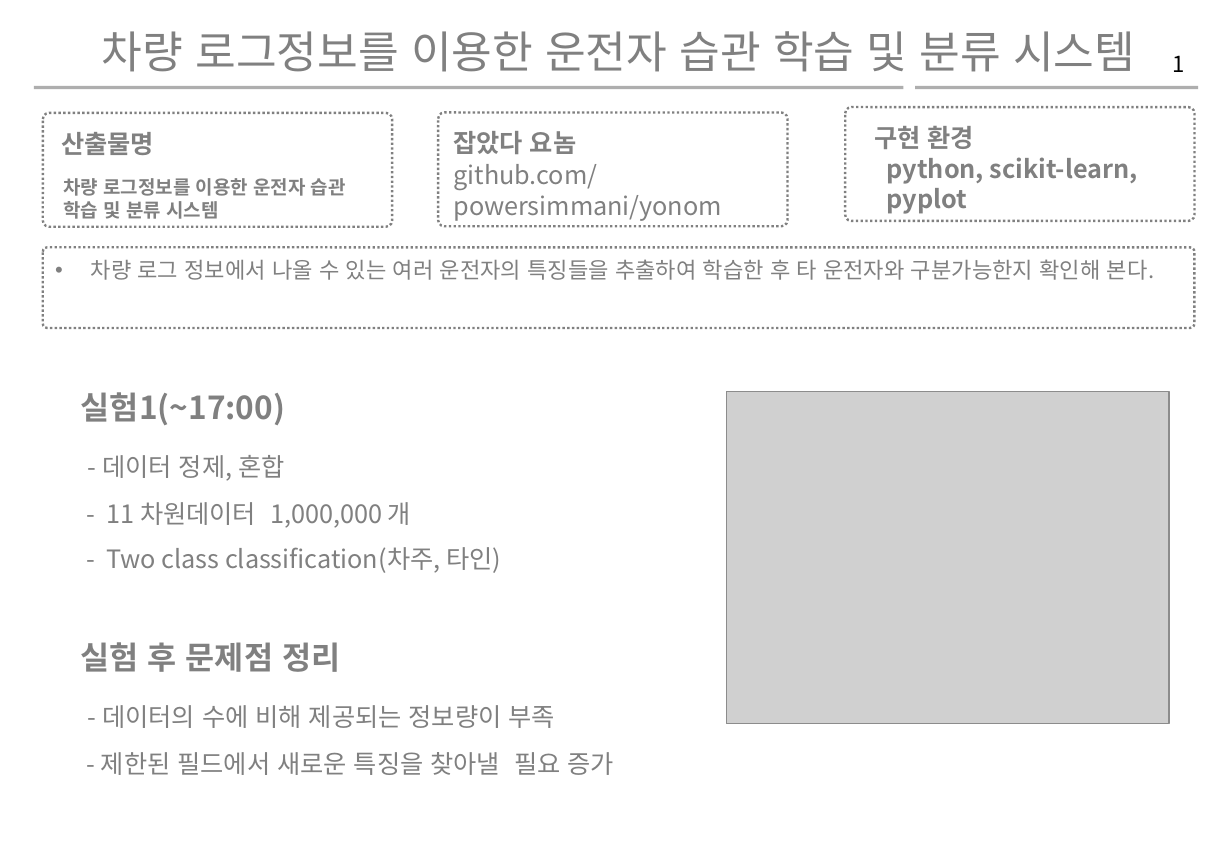
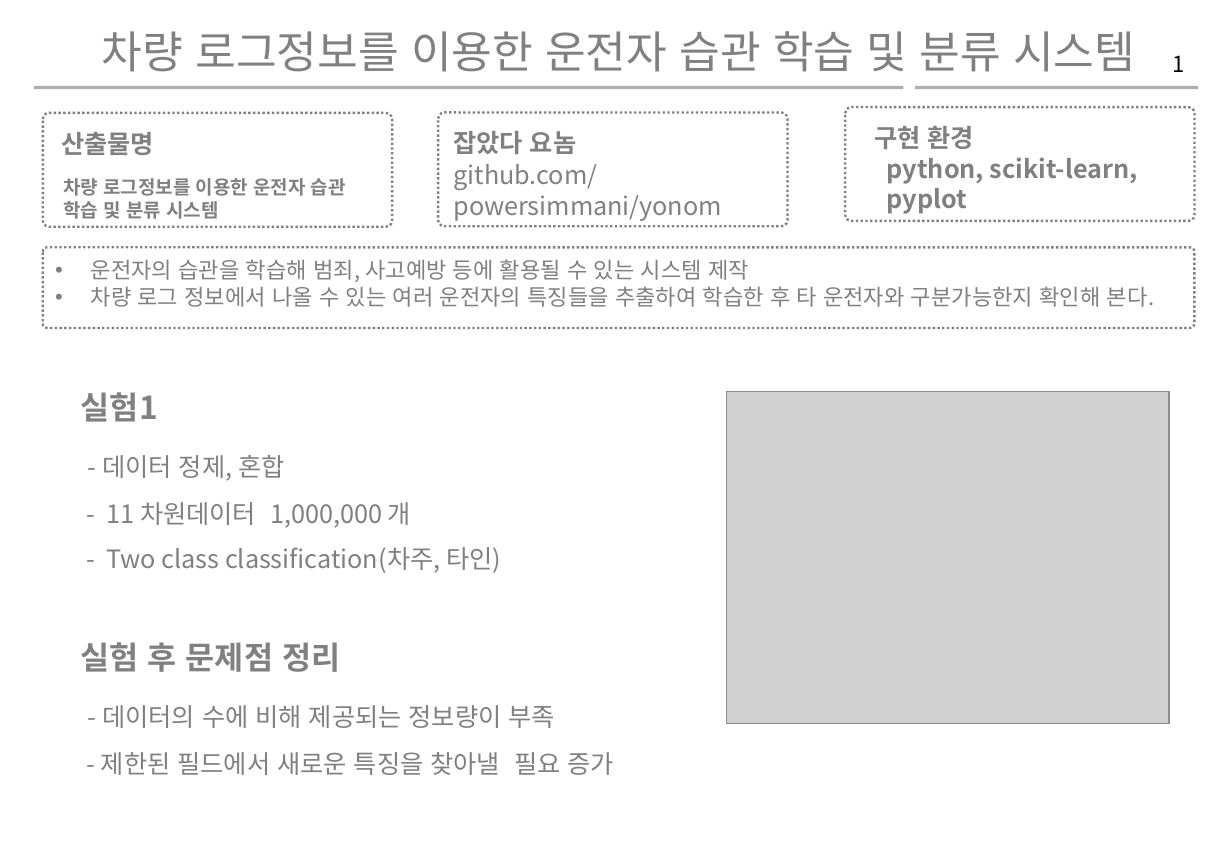
Before and after one commit to powersimmani/yonom, a slide deck: slide 1 of 현대자동차해커톤_산출물양식.pptx. Drawn at 1232x853 pixels with LibreOffice and Linux fonts; fonts in the diff are those of the drawing; grey boxes stand for pictures; background and template pictures are left out. Boxes give left, top, right and bottom in pixels: in the first picture for what was removed or moved away, otherwise in the second. Text is boxed around its words. In the diff, an @@ line names an element or a change of style, - is before the commit and + after.

```diff
--- a/현대자동차해커톤_산출물양식.pptx
+++ b/현대자동차해커톤_산출물양식.pptx
@@ text at (x1=91, y1=259, x2=749, y2=282): paragraph added @@
+• 운전자의 습관을 학습해 범죄, 사고예방 등에 활용될 수 있는 시스템 제작
@@ text at (x1=81, y1=392, x2=158, y2=422): text changed @@
-실험1(~17:00)
+실험1
```
Also in this commit, not shown: 1 other slide changed.
